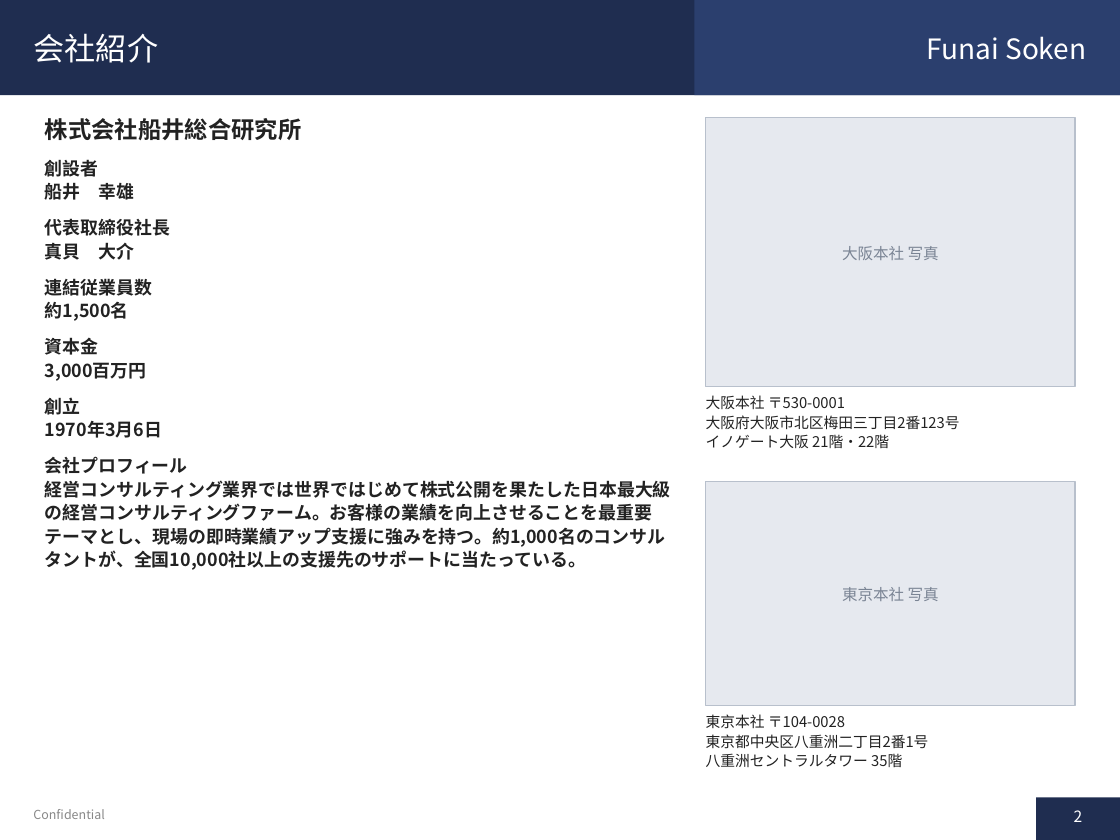
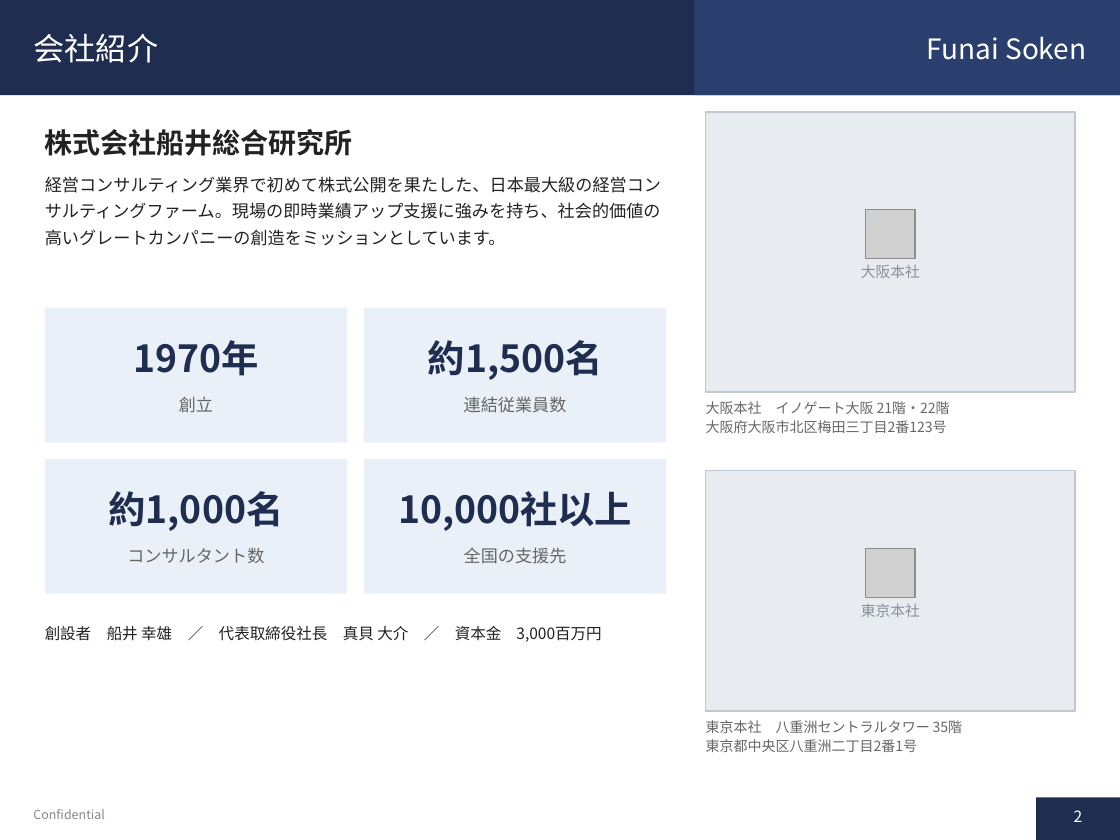
Before and after one commit to soshiro-iki-sys/-, a slide deck: slide 2 of proposals/遺品整理事業_企画書.pptx. Drawn at 1120x840 pixels with LibreOffice and Linux fonts; fonts in the diff are those of the drawing; grey boxes stand for pictures. Boxes give left, top, right and bottom in pixels: in the first picture for what was removed or moved away, otherwise in the second. Text is boxed around its words. In the diff, an @@ line names an element or a change of style, - is before the commit and + after.

```diff
--- a/proposals/遺品整理事業_企画書.pptx
+++ b/proposals/遺品整理事業_企画書.pptx
@@ text "株式会社船井総合研究所" at (x1=45, y1=129, x2=353, y2=156): size 15 to 18 pt; line spacing 1.1 to 1.12; vertical alignment top to middle @@
@@ rectangle resized from (x1=706, y1=118, x2=1075, y2=386) to (x1=706, y1=112, x2=1075, y2=392) @@
@@ rectangle at (x1=706, y1=112, x2=1075, y2=392): fill #E6E9EF to #E8EBF0; outline #B8C0CC 1 pt to #C2C8D2 1 pt @@
@@ text at (x1=45, y1=160, x2=671, y2=570): paragraphs removed @@
-創設者
-船井 幸雄
-代表取締役社長
-真貝 大介
-連結従業員数
-約1,500名
-資本金
-3,000百万円
-創立
-1970年3月6日
-会社プロフィール
-経営コンサルティング業界では世界ではじめて株式公開を果たした日本最大級の経営コンサルティングファーム。お客様の業績を向上させることを最重要テーマとし、現場の即時業績アップ支援に強みを持つ。約1,000名のコンサルタントが、全国10,000社以上の支援先のサポートに当たっている。
@@ text added at (x1=45, y1=176, x2=661, y2=246), 11 pt, text #222222 @@
+経営コンサルティング業界で初めて株式公開を果たした、日本最大級の経営コンサルティングファーム。現場の即時業績アップ支援に強みを持ち、社会的価値の高いグレートカンパニーの創造をミッションとしています。
@@ picture added at (x1=866, y1=209, x2=915, y2=259) @@
@@ text "大阪本社" at (x1=861, y1=265, x2=920, y2=278): vertical alignment middle to top @@
@@ text at (x1=861, y1=265, x2=920, y2=278): text changed; size 10 to 9.5 pt; text colour #7A8494 to #8A8F99 @@
-大阪本社 写真
+大阪本社
@@ rectangle added at (x1=45, y1=308, x2=347, y2=442), fill #EAF0F8 @@
@@ rectangle added at (x1=364, y1=308, x2=666, y2=442), fill #EAF0F8 @@
@@ text added at (x1=133, y1=340, x2=258, y2=376), 24 pt, text #1F2D50, bold @@
+1970年
@@ text added at (x1=428, y1=340, x2=603, y2=380), 24 pt, text #1F2D50, bold @@
+約1,500名
@@ text added at (x1=179, y1=397, x2=213, y2=413), 11 pt, text #666666 @@
+創立
@@ text added at (x1=464, y1=396, x2=567, y2=413), 11 pt, text #666666 @@
+連結従業員数
@@ text at (x1=706, y1=401, x2=950, y2=414): text changed; size 9.5 to 9 pt; text colour #222222 to #666666 @@
-大阪本社 〒530-0001
+大阪本社 イノゲート大阪 21階・22階
@@ text at (x1=706, y1=434, x2=889, y2=448): paragraph removed @@
-イノゲート大阪 21階・22階
@@ text at (x1=706, y1=420, x2=947, y2=433): size 9.5 to 9 pt, text colour #222222 to #666666 in "大阪府大阪市北区梅田三丁目2番123号"; line spacing 1.1 to 1.12 @@
@@ rectangle added at (x1=45, y1=459, x2=347, y2=594), fill #EAF0F8 @@
@@ rectangle added at (x1=364, y1=459, x2=666, y2=594), fill #EAF0F8 @@
@@ rectangle at (x1=706, y1=470, x2=1075, y2=711): fill #E6E9EF to #E8EBF0; outline #B8C0CC 1 pt to #C2C8D2 1 pt @@
@@ rectangle resized from (x1=706, y1=482, x2=1075, y2=706) to (x1=706, y1=470, x2=1075, y2=711) @@
@@ text added at (x1=109, y1=491, x2=284, y2=531), 24 pt, text #1F2D50, bold @@
+約1,000名
@@ text added at (x1=398, y1=491, x2=632, y2=531), 24 pt, text #1F2D50, bold @@
+10,000社以上
@@ text added at (x1=127, y1=547, x2=264, y2=563), 11 pt, text #666666 @@
+コンサルタント数
@@ text added at (x1=464, y1=547, x2=567, y2=564), 11 pt, text #666666 @@
+全国の支援先
@@ picture added at (x1=866, y1=548, x2=915, y2=597) @@
@@ text added at (x1=45, y1=626, x2=601, y2=642), 10 pt, text #222222 @@
+創設者 船井 幸雄 ／ 代表取締役社長 真貝 大介 ／ 資本金 3,000百万円
@@ text "東京本社" at (x1=861, y1=604, x2=920, y2=617): vertical alignment middle to top @@
@@ text at (x1=861, y1=604, x2=920, y2=617): text changed; size 10 to 9.5 pt; text colour #7A8494 to #8A8F99 @@
-東京本社 写真
+東京本社
@@ text at (x1=706, y1=720, x2=963, y2=733): text changed; size 9.5 to 9 pt; text colour #222222 to #666666 @@
-東京本社 〒104-0028
+東京本社 八重洲セントラルタワー 35階
@@ text at (x1=706, y1=739, x2=918, y2=752): size 9.5 to 9 pt, text colour #222222 to #666666 in "東京都中央区八重洲二丁目2番1号"; line spacing 1.1 to 1.12 @@
@@ text at (x1=706, y1=753, x2=902, y2=767): paragraph removed @@
-八重洲セントラルタワー 35階
```
Also in this commit, not shown: 36 other slides changed, 20 slides added, 28 slides removed, 2 other files.
